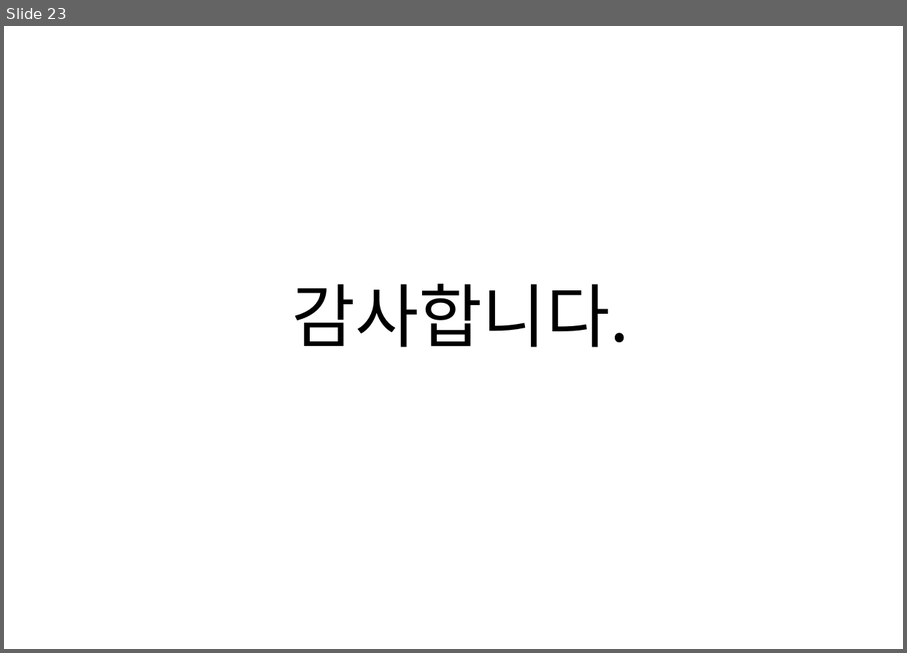
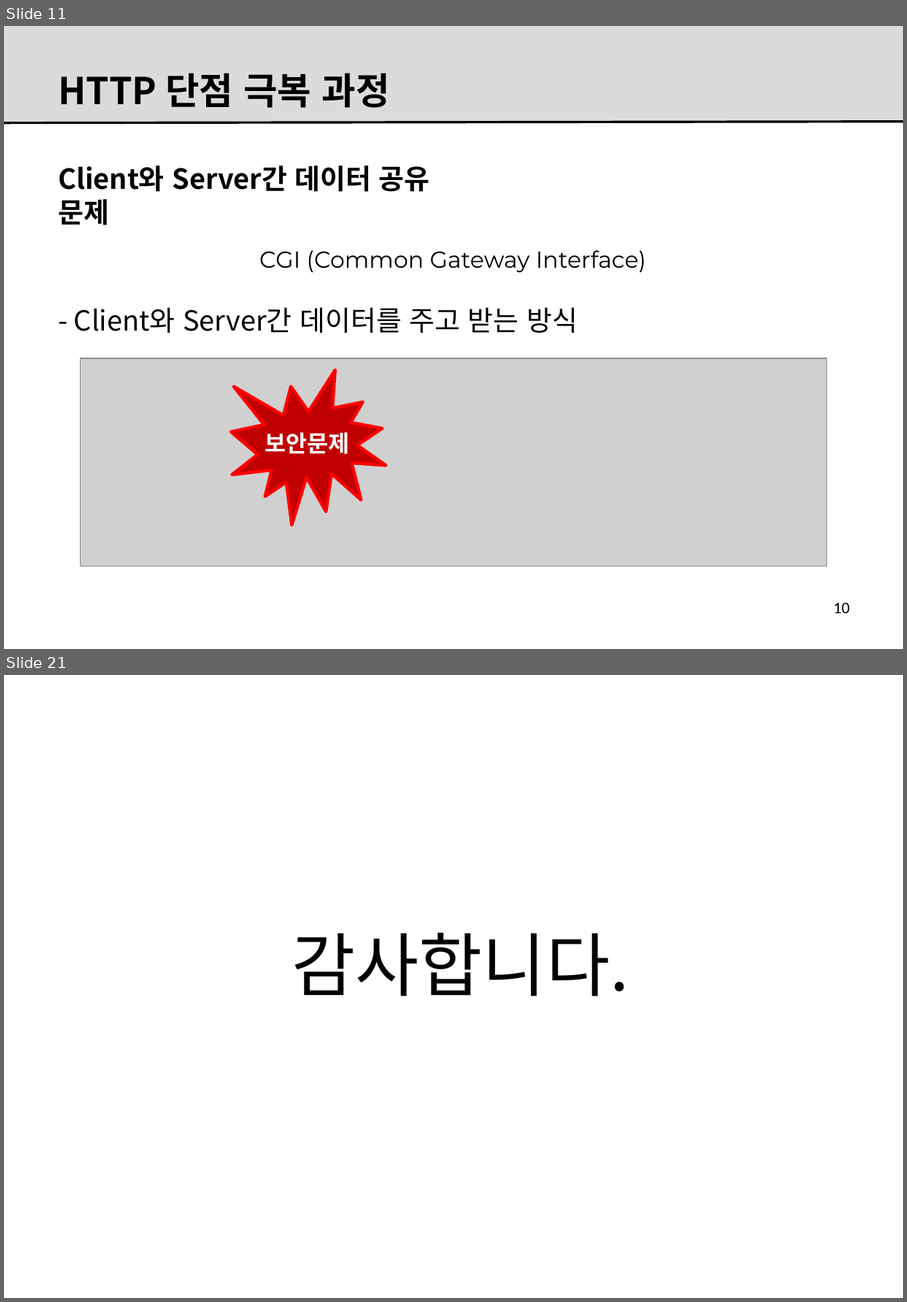
Before and after one commit to kitdvl/CodeX, a slide deck: Lectures/0002.FE.vs.BE.pptx. Shown one above the other, each under a label of ours: slide 23 before the commit, slides 11 and 21 after it; the slides between them are not shown. The pictures are 907x653 and 907x1302 pixels, drawn with LibreOffice and Linux fonts; fonts in the diff are those of the drawing; grey boxes stand for pictures; background and template pictures are left out. Boxes give left, top, right and bottom in pixels: in the first picture for what was removed or moved away, otherwise in the second. Text is boxed around its words. In the diff, an @@ line names an element or a change of style, - is before the commit and + after.

```diff
--- a/Lectures/0002.FE.vs.BE.pptx
+++ b/Lectures/0002.FE.vs.BE.pptx
@@ slide 11 added at bbox=[4, 26, 903, 649], background #FFFFFF @@
@@ rectangle added at bbox=[4, 26, 903, 123], fill #DBDBDB @@
@@ title added at bbox=[59, 73, 390, 108], 32 pt, text #000000, bold @@
+HTTP 단점 극복 과정
@@ line added from (4, 123) to (903, 122), #000000 2 pt @@
@@ text added at bbox=[58, 165, 430, 225], 24 pt, text #000000, bold @@
+Client와 Server간 데이터 공유 문제
@@ text added at bbox=[260, 250, 646, 273], 20 pt, text #000000 @@
+CGI (Common Gateway Interface)
@@ text added at bbox=[74, 307, 578, 333], 24 pt, text #000000 @@
+- Client와 Server간 데이터를 주고 받는 방식
@@ picture added at bbox=[81, 358, 827, 565] @@
@@ irregular seal added at bbox=[232, 370, 387, 525], fill #C00000, outline #FF0000 2.75 pt, 20 pt, text #FFFFFF, bold @@
+보안문제
@@ page number added at bbox=[834, 602, 850, 613], 14 pt, text #000000 @@
+10
@@ what was slide 23 is now slide 21 @@
```
Also in this commit, not shown: 1 slide changed, 18 other slides added, 21 slides removed, 44 other files.
